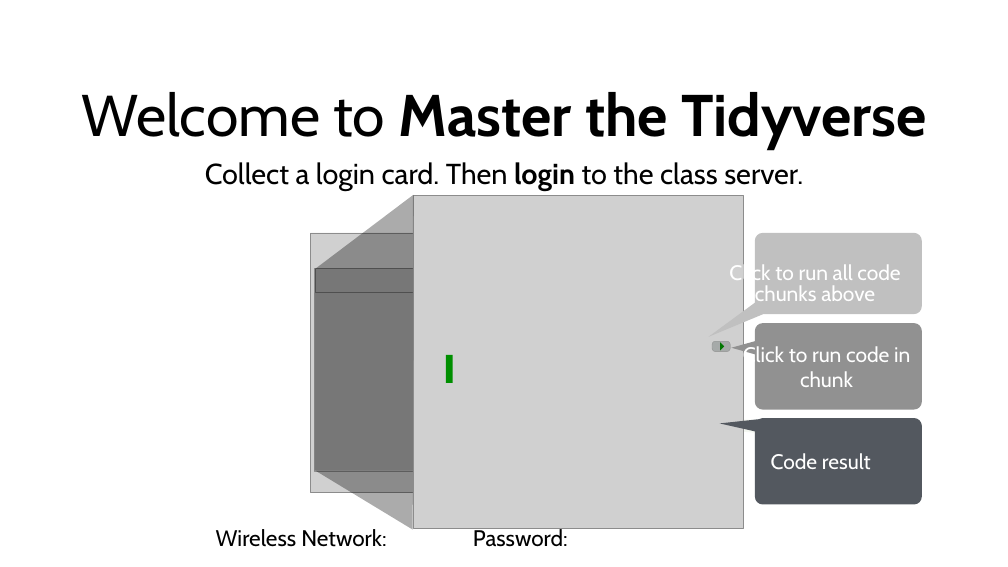
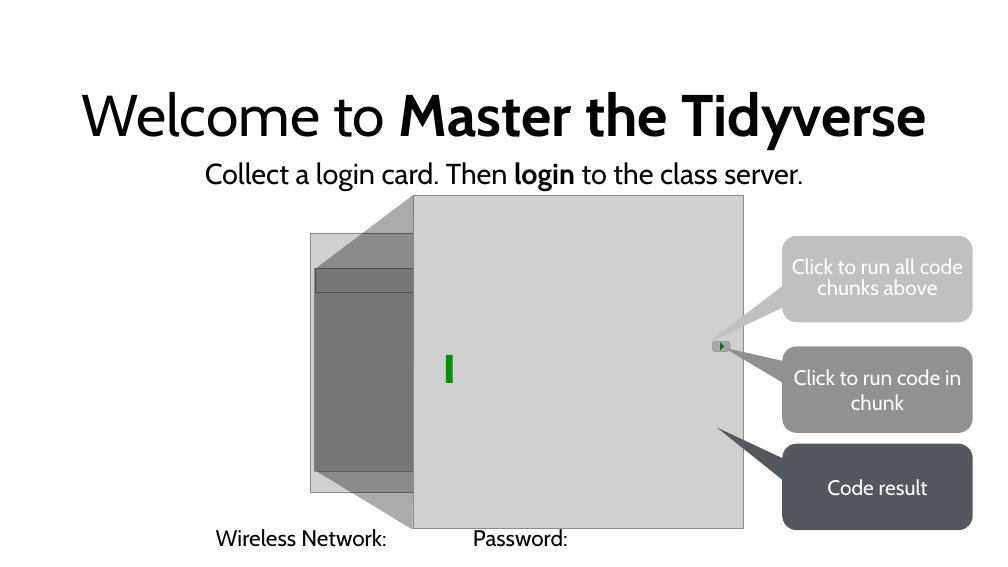
Before and after one commit to rstudio-education/master-the-tidyverse-instructors, a slide deck: slide 8 of powerpoints/000-A-Preclass-loop.pptx (slide 14 before the commit). Drawn at 1008x567 pixels with LibreOffice and Linux fonts; fonts in the diff are those of the drawing; grey boxes stand for pictures. Boxes give left, top, right and bottom in pixels: in the first picture for what was removed or moved away, otherwise in the second. Text is boxed around its words. In the diff, an @@ line names an element or a change of style, - is before the commit and + after.

```diff
--- a/powerpoints/000-A-Preclass-loop.pptx
+++ b/powerpoints/000-A-Preclass-loop.pptx
@@ freeform shape removed at box(708, 233, 922, 337) @@
-Click to run all code chunks above
@@ rounded speech box added at box(782, 236, 972, 322), fill #C0C0C0, 40 pt, text #FFFFFF @@
+Click to run all code chunks above
@@ freeform shape removed at box(731, 323, 922, 410) @@
-Click to run code in chunk
@@ rounded speech box added at box(782, 346, 972, 433), fill #919191, 40 pt, text #FFFFFF @@
+Click to run code in chunk
@@ freeform shape removed at box(614, 418, 922, 492) @@
-Click on .Rmd file to open notebook
@@ freeform shape removed at box(720, 418, 922, 505) @@
-Code result
@@ rounded speech box added at box(782, 444, 972, 530), fill #53585F, 40 pt, text #FFFFFF @@
+Code result
```
Also in this commit, not shown: 5 other slides changed, 7 slides removed.
